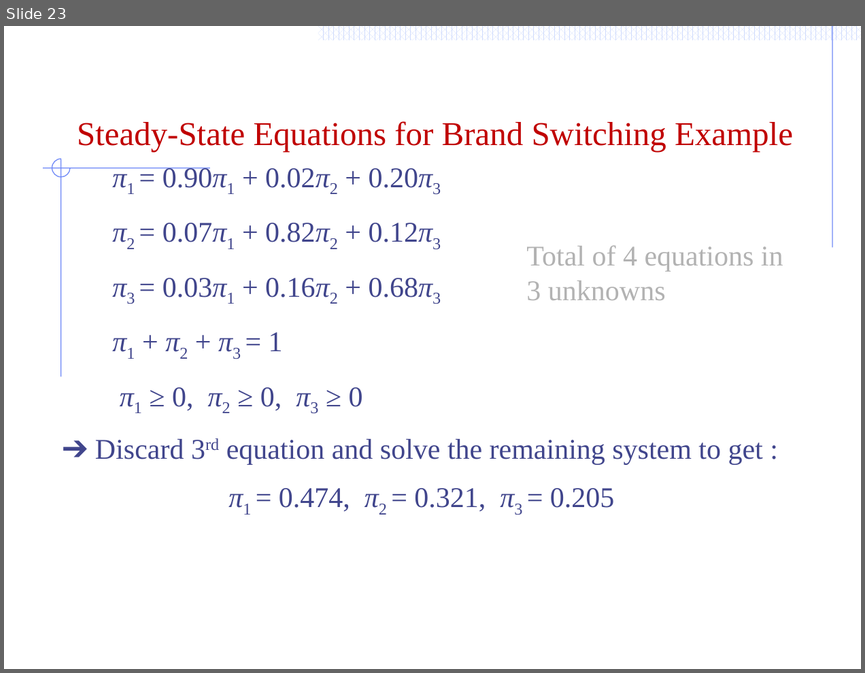
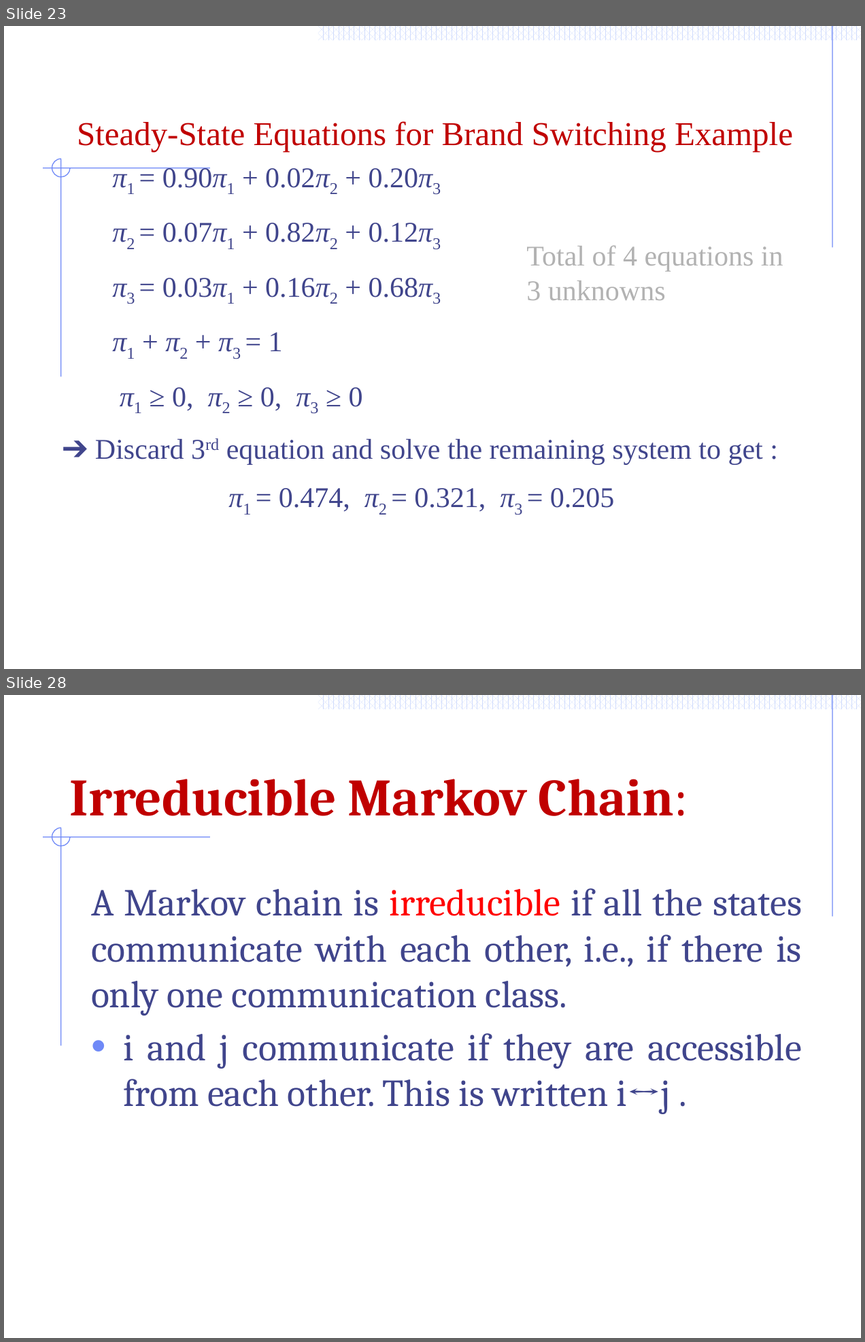
Before and after one commit to Mayooran1987/MC9510, a slide deck: Lect_3_Markov process.pptx. Shown one above the other, each under a label of ours: slide 23 before the commit, slides 23 and 28 after it; the slides between them are not shown. The pictures are 865x673 and 865x1342 pixels, drawn with LibreOffice and Linux fonts; fonts in the diff are those of the drawing. Boxes give left, top, right and bottom in pixels: in the first picture for what was removed or moved away, otherwise in the second. Text is boxed around its words. In the diff, an @@ line names an element or a change of style, - is before the commit and + after.

```diff
--- a/Lect_3_Markov process.pptx
+++ b/Lect_3_Markov process.pptx
@@ slide 28 added at bbox=[4, 695, 861, 1338], background #FFFFFF; not listed: 56 template elements that a slide beside it also shows @@
@@ title added at bbox=[70, 779, 688, 816], 44 pt, text #C00000, bold @@
+Irreducible Markov Chain:
@@ text added at bbox=[91, 888, 802, 1114], 32 pt, text #40458C @@
+A Markov chain is irreducible if all the states communicate with each other, i.e., if there is only one communication class.
+• i and j communicate if they are accessible from each other. This is written i↔j .
```
Also in this commit, not shown: 5 slides changed, 6 other slides added.
